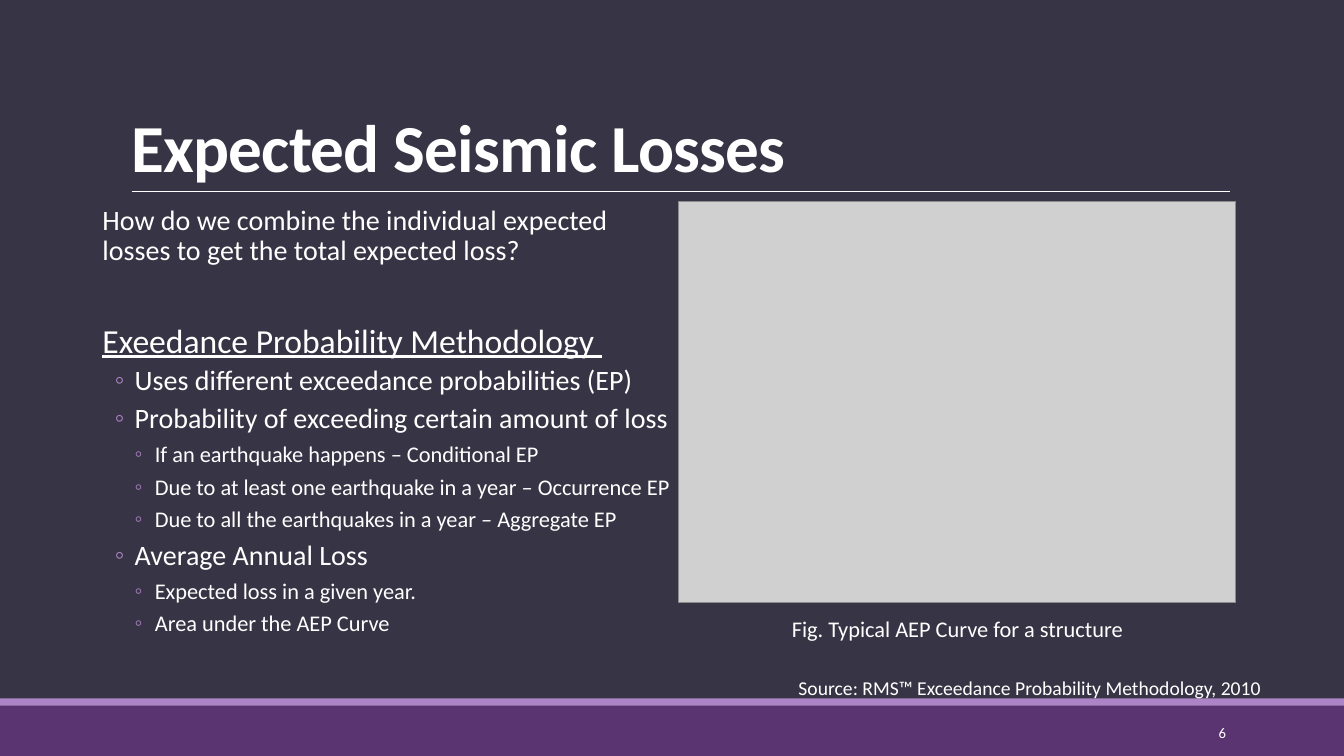
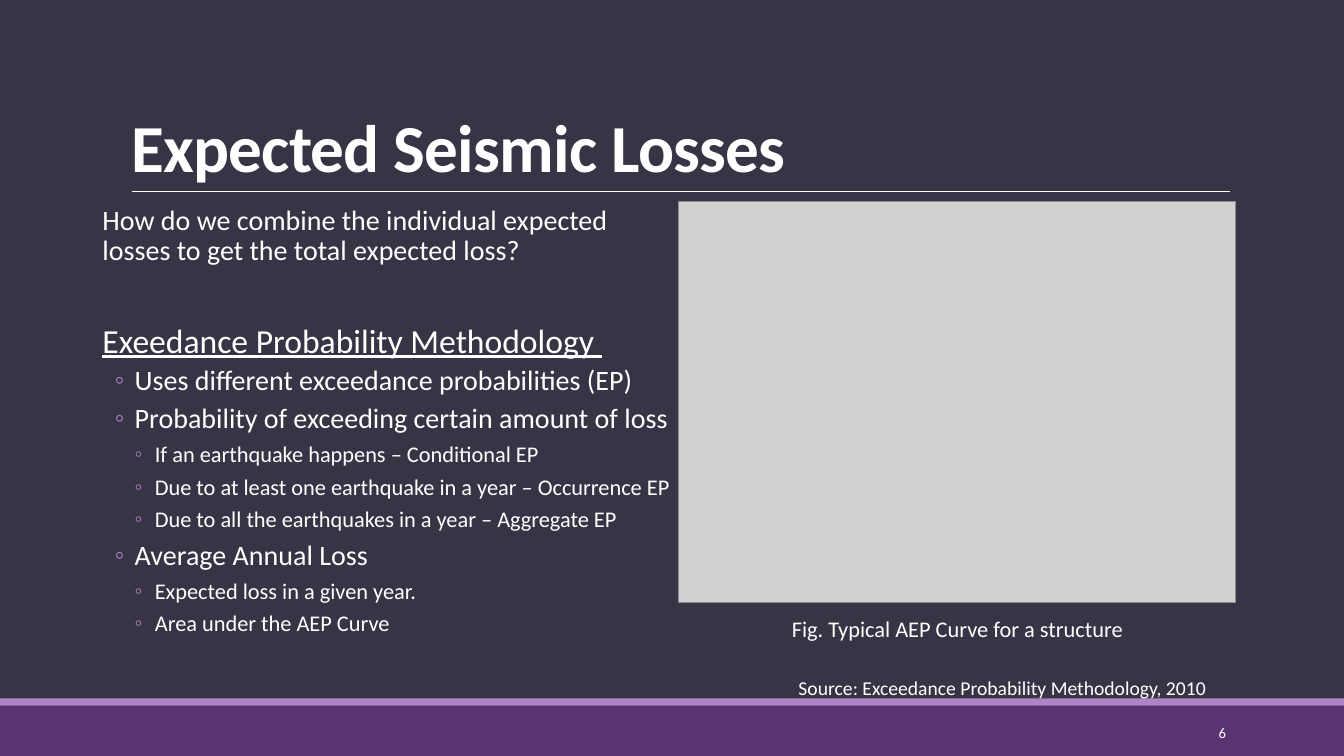
Before and after one commit to RajatShakya232/spark_2021, a slide deck: slide 6 of Rajat Shakya_SPARK 2021.pptx. Drawn at 1344x756 pixels with LibreOffice and Linux fonts; fonts in the diff are those of the drawing; grey boxes stand for pictures. Boxes give left, top, right and bottom in pixels: in the first picture for what was removed or moved away, otherwise in the second. Text is boxed around its words. In the diff, an @@ line names an element or a change of style, - is before the commit and + after.

```diff
--- a/Rajat Shakya_SPARK 2021.pptx
+++ b/Rajat Shakya_SPARK 2021.pptx
@@ text at (798,681,1206,701): text changed @@
-Source: RMS™ Exceedance Probability Methodology, 2010
+Source: Exceedance Probability Methodology, 2010
```
